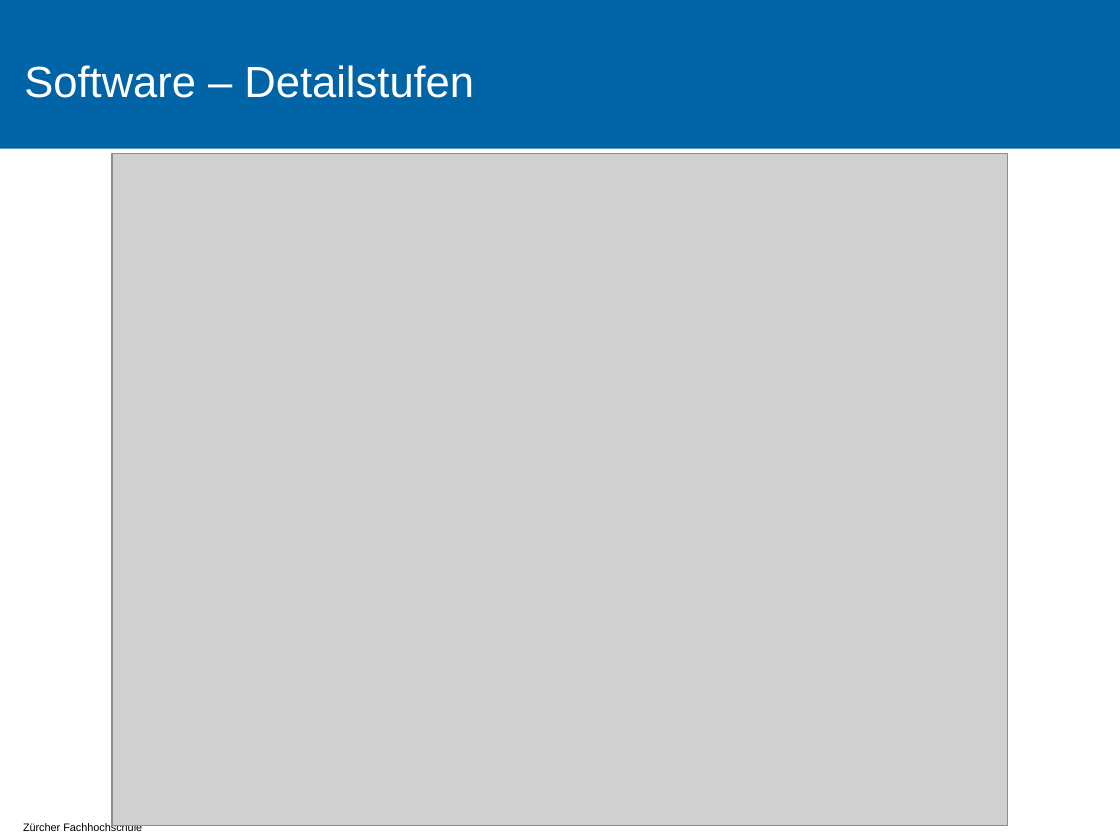
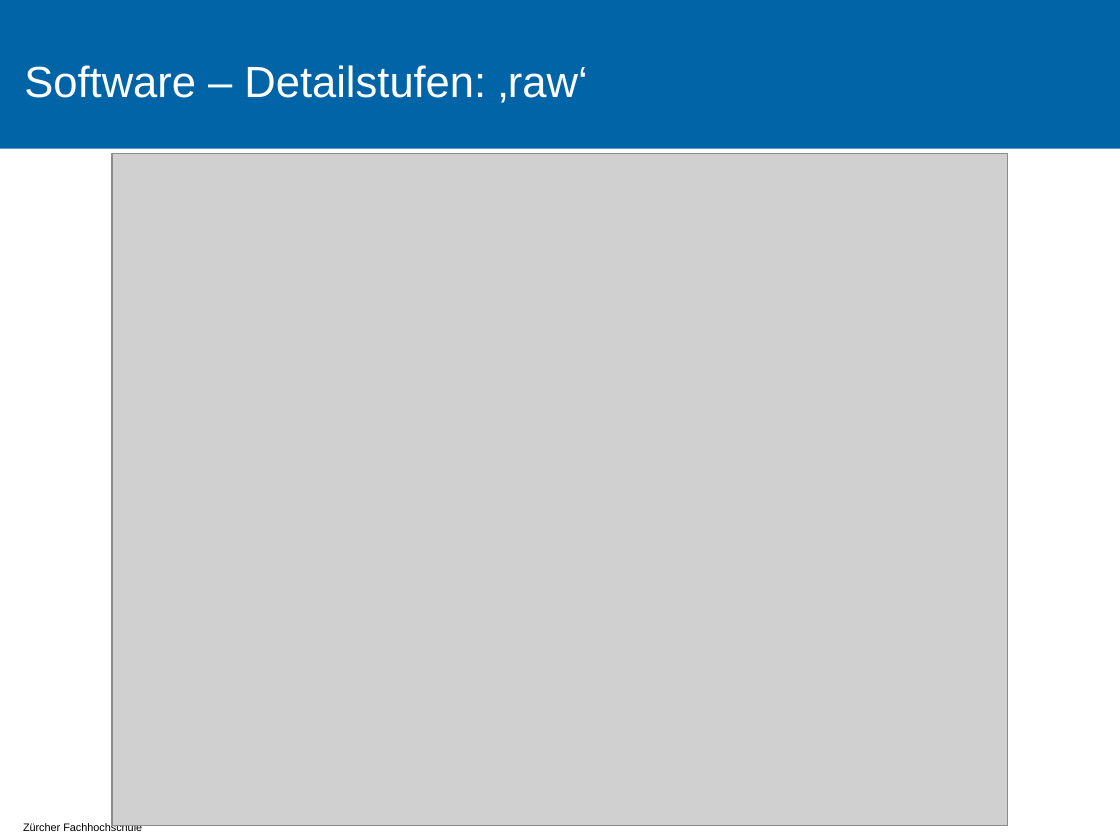
Before and after one commit to tokeller/WeKeBA, a slide deck: slide 16 of 9001_Praesentation/Praesentation.pptx (slide 18 before the commit). Drawn at 1120x840 pixels with LibreOffice and Linux fonts; fonts in the diff are those of the drawing; grey boxes stand for pictures; background and template pictures are left out. Boxes give left, top, right and bottom in pixels: in the first picture for what was removed or moved away, otherwise in the second. Text is boxed around its words. In the diff, an @@ line names an element or a change of style, - is before the commit and + after.

```diff
--- a/9001_Praesentation/Praesentation.pptx
+++ b/9001_Praesentation/Praesentation.pptx
@@ title at box(24, 65, 587, 103): text changed @@
-Software – Detailstufen
+Software – Detailstufen: ‚raw‘
```
Also in this commit, not shown: 12 other slides changed, 1 slide added, 2 slides removed, 3 other files.
